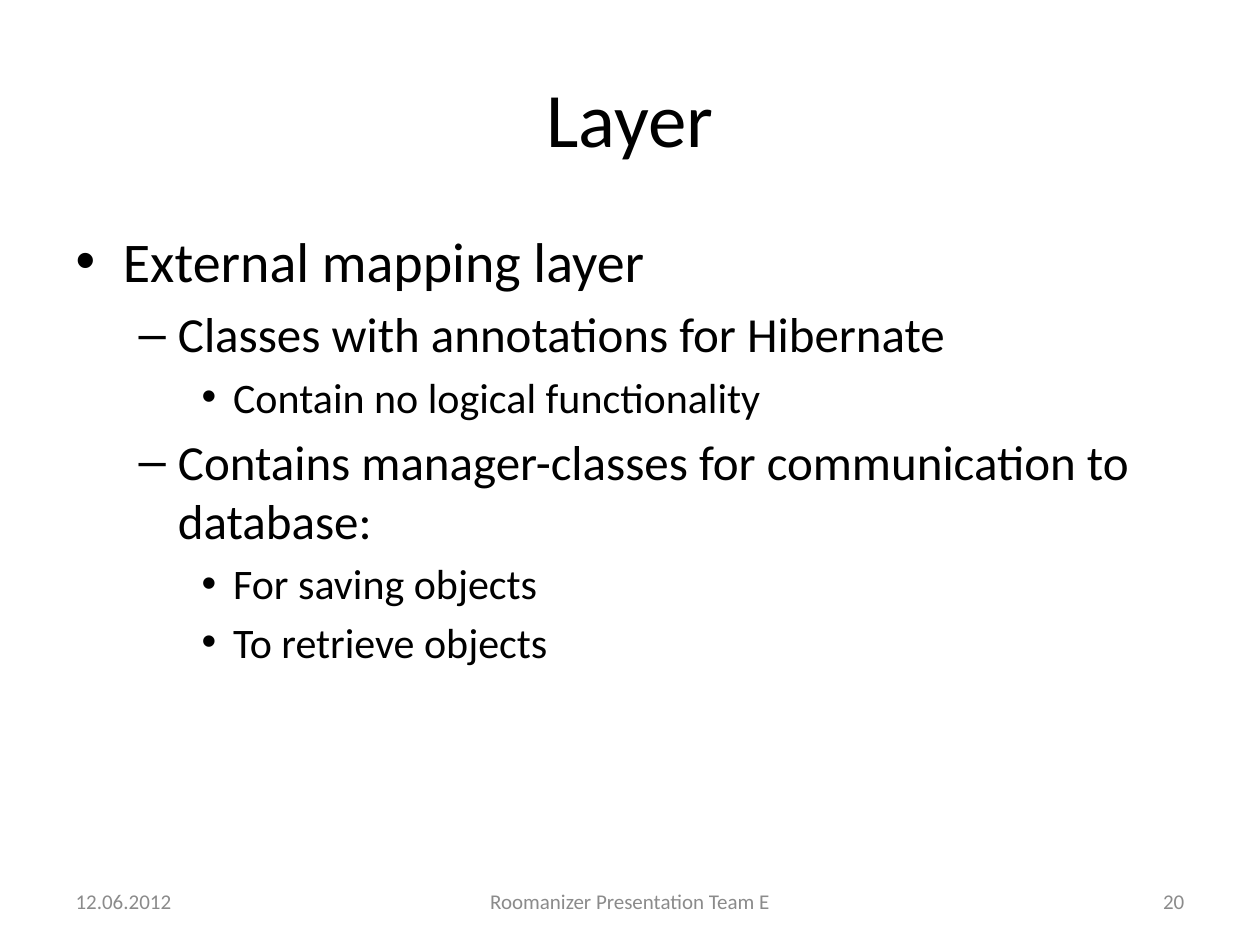
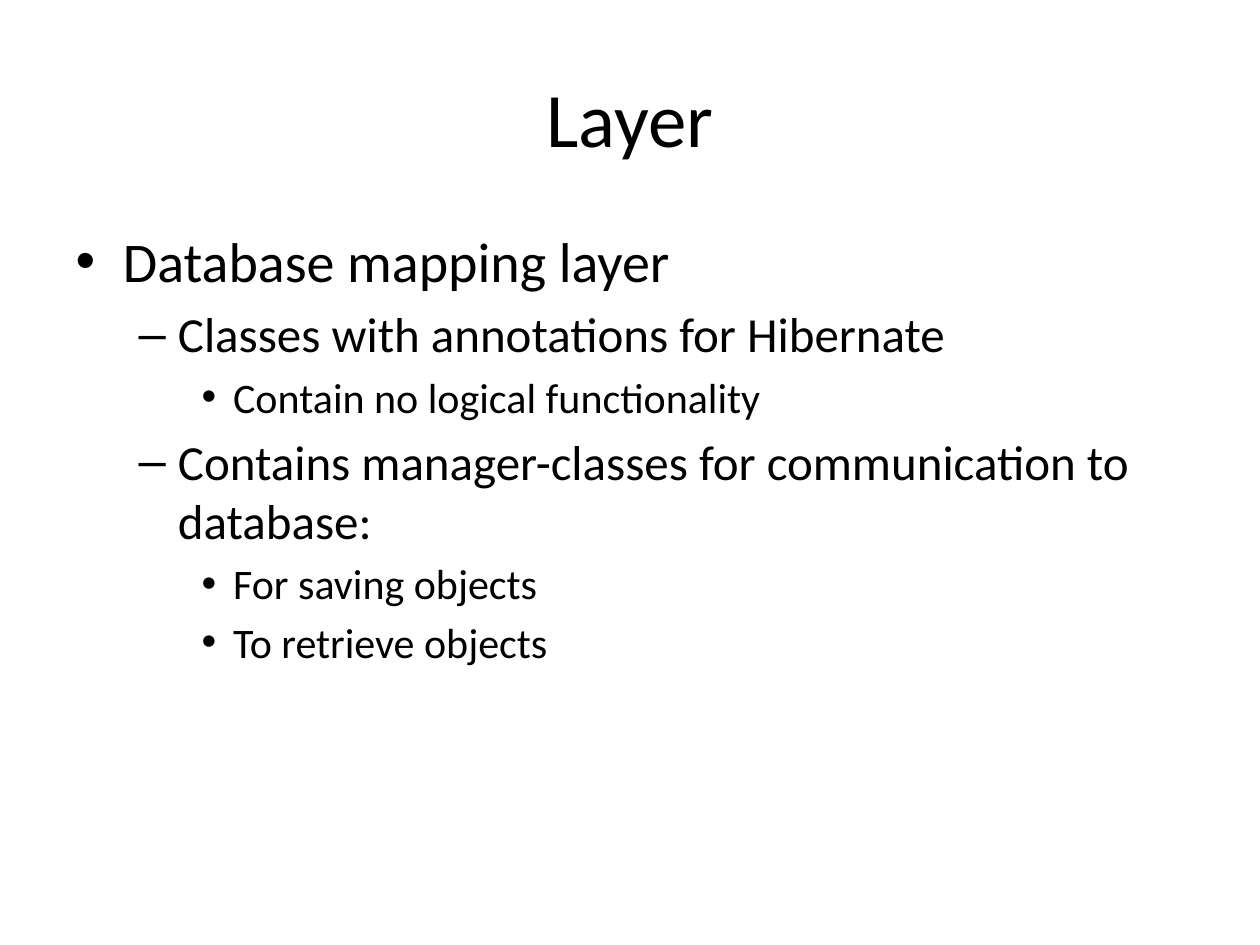
Before and after one commit to markusmo/HotelSoftware, a slide deck: slide 19 of Documentation/Praesentation/PresentationRoomanizer.pptx (slide 20 before the commit). Drawn at 1260x945 pixels with LibreOffice and Linux fonts; fonts in the diff are those of the drawing. Boxes give left, top, right and bottom in pixels: in the first picture for what was removed or moved away, otherwise in the second. Text is boxed around its words. In the diff, an @@ line names an element or a change of style, - is before the commit and + after.

```diff
--- a/Documentation/Praesentation/PresentationRoomanizer.pptx
+++ b/Documentation/Praesentation/PresentationRoomanizer.pptx
@@ text at (123,243,670,292): text changed @@
-• External mapping layer
+• Database mapping layer
@@ text removed at (76,895,172,909) @@
-12.06.2012
@@ text removed at (490,894,769,909) @@
-Roomanizer Presentation Team E
@@ page number removed at (1163,895,1184,909) @@
-20
```
Also in this commit, not shown: 5 other slides changed, 2 slides added, 2 slides removed.
